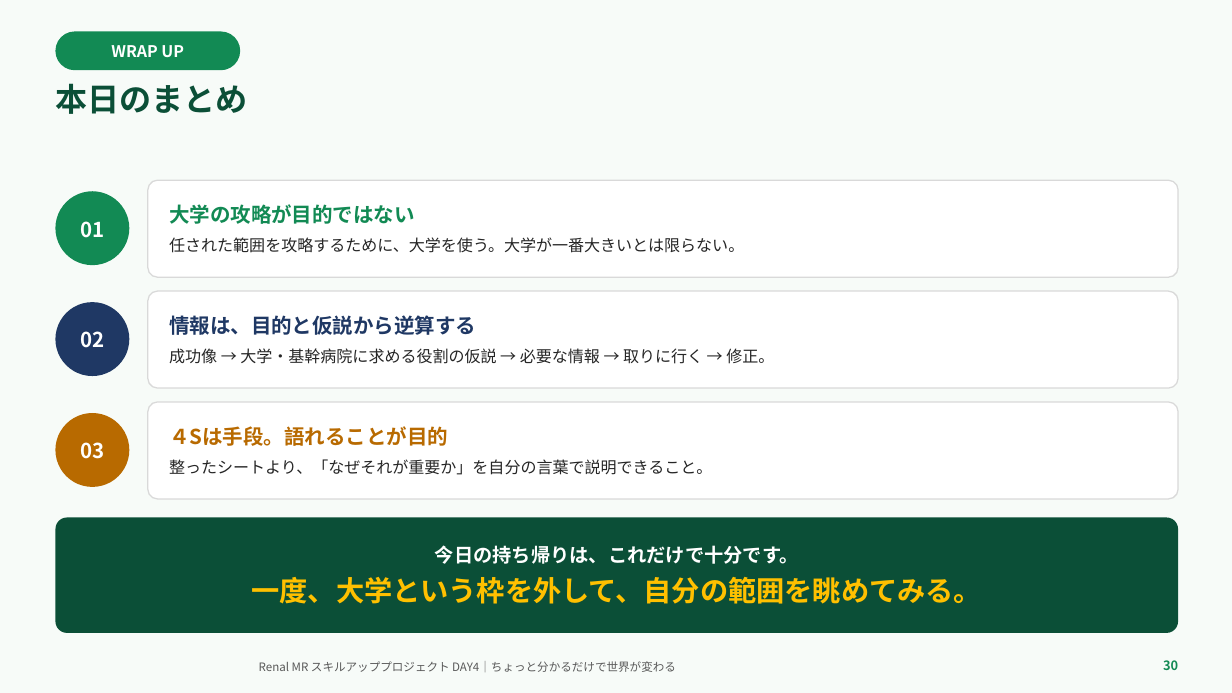
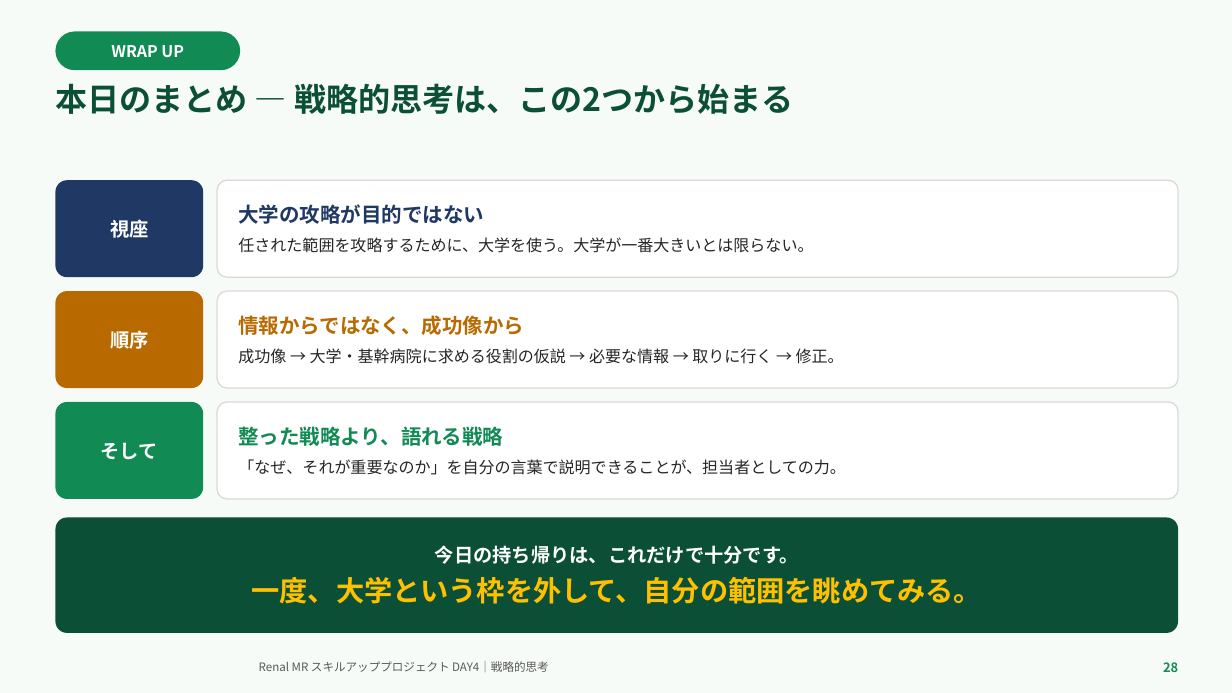
Before and after one commit to TAKUYA-1187/Claude, a slide deck: slide 28 of novartis_training/DAY4_ちょっと分かるだけで世界が変わる.pptx (slide 30 before the commit). Drawn at 1232x693 pixels with LibreOffice and Linux fonts; fonts in the diff are those of the drawing; background and template pictures are left out. Boxes give left, top, right and bottom in pixels: in the first picture for what was removed or moved away, otherwise in the second. Text is boxed around its words. In the diff, an @@ line names an element or a change of style, - is before the commit and + after.

```diff
--- a/novartis_training/DAY4_ちょっと分かるだけで世界が変わる.pptx
+++ b/novartis_training/DAY4_ちょっと分かるだけで世界が変わる.pptx
@@ text at (x1=55, y1=83, x2=793, y2=114): text changed @@
-本日のまとめ
+本日のまとめ — 戦略的思考は、この2つから始まる
@@ ellipse removed at (x1=55, y1=191, x2=129, y2=265) @@
-01
@@ rounded rectangle added at (x1=55, y1=180, x2=203, y2=277), fill #1F3864, 15 pt, text #FFFFFF, bold @@
+視座
@@ rounded rectangle "大学の攻略が目的ではない" resized from (x1=148, y1=180, x2=1178, y2=277) to (x1=217, y1=180, x2=1178, y2=277) @@
@@ text in rounded rectangle at (x1=238, y1=204, x2=484, y2=224): text colour #128A54 to #1F3864 in "大学の攻略が目的ではない" @@
@@ rounded rectangle added at (x1=55, y1=291, x2=203, y2=388), fill #B86A00, 15 pt, text #FFFFFF, bold @@
+順序
@@ rounded rectangle "情報からではなく、成功像から" resized from (x1=148, y1=291, x2=1178, y2=388) to (x1=217, y1=291, x2=1178, y2=388) @@
@@ ellipse removed at (x1=55, y1=302, x2=129, y2=376) @@
-02
@@ text in rounded rectangle at (x1=238, y1=315, x2=524, y2=335): text changed; text colour #1F3864 to #B86A00 @@
-情報は、目的と仮説から逆算する
+情報からではなく、成功像から
@@ ellipse removed at (x1=55, y1=413, x2=129, y2=487) @@
-03
@@ rounded rectangle added at (x1=55, y1=402, x2=203, y2=499), fill #128A54, 15 pt, text #FFFFFF, bold @@
+そして
@@ rounded rectangle "整った戦略より、語れる戦略" resized from (x1=148, y1=402, x2=1178, y2=499) to (x1=217, y1=402, x2=1178, y2=499) @@
@@ text in rounded rectangle at (x1=238, y1=426, x2=846, y2=475): text changed @@
-４Sは手段。語れることが目的
-整ったシートより、「なぜそれが重要か」を自分の言葉で説明できること。
+整った戦略より、語れる戦略
+「なぜ、それが重要なのか」を自分の言葉で説明できることが、担当者としての力。
@@ text at (x1=259, y1=661, x2=549, y2=672): text changed @@
-Renal MR スキルアッププロジェクト DAY4｜ちょっと分かるだけで世界が変わる
+Renal MR スキルアッププロジェクト DAY4｜戦略的思考
@@ text at (x1=1163, y1=662, x2=1178, y2=672): text changed @@
-30
+28
```
Also in this commit, not shown: 26 other slides changed, 3 slides added, 5 slides removed, 2 other files.
